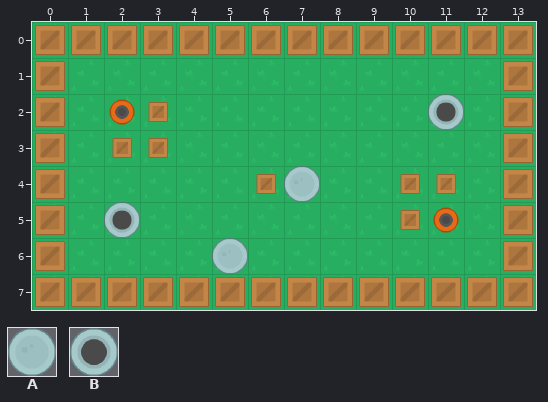
Tiled map (JSON): bot-battles/data/maps/map.json. The picture above was drawn from the file before the commit.
Cells are 64x64 px. Shown: x 0..13, y 0..7.
Key: from "map": A 358, B 367.
Objects are placed by their top-left corner, in cells (3,4 is the top-left corner of cell 3,4); size is 1x1 cell unless given.
Layers that did not change in this view are not listed.
Objects on layer "healthSpawner" before:
A "healthSpawner" at 7,4
A "healthSpawner" at 5,6
Objects on layer "weaponSpawner" before:
B "weaponSpawner" at 11,2
B "weaponSpawner" at 2,5
After:
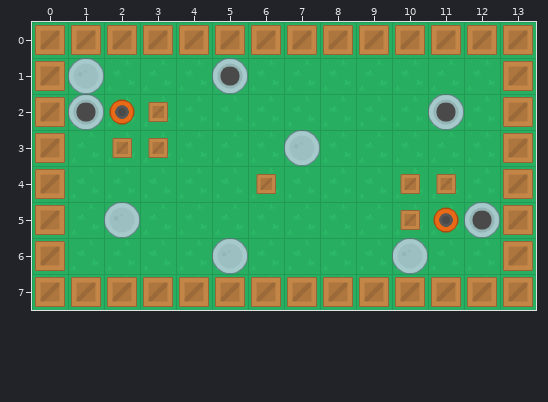
Difference:
Layer "healthSpawner":
changed: A "healthSpawner" at 7,4 -> A "healthSpawner" at 2,5
added: A "healthSpawner" at 1,1
added: A "healthSpawner" at 7,3
added: A "healthSpawner" at 10,6
Layer "weaponSpawner":
changed: B "weaponSpawner" at 2,5 -> B "weaponSpawner" at 5,1
added: B "weaponSpawner" at 1,2
added: B "weaponSpawner" at 12,5
Boxes around the changes in both pictures, in picture pixels (x1, y1, x2, y2):
added: (68, 58, 104, 130)
new place: (212, 58, 248, 94)
changed: (284, 130, 320, 202)
changed: (110, 208, 134, 232)
added: (464, 202, 500, 238)
added: (392, 238, 428, 274)
